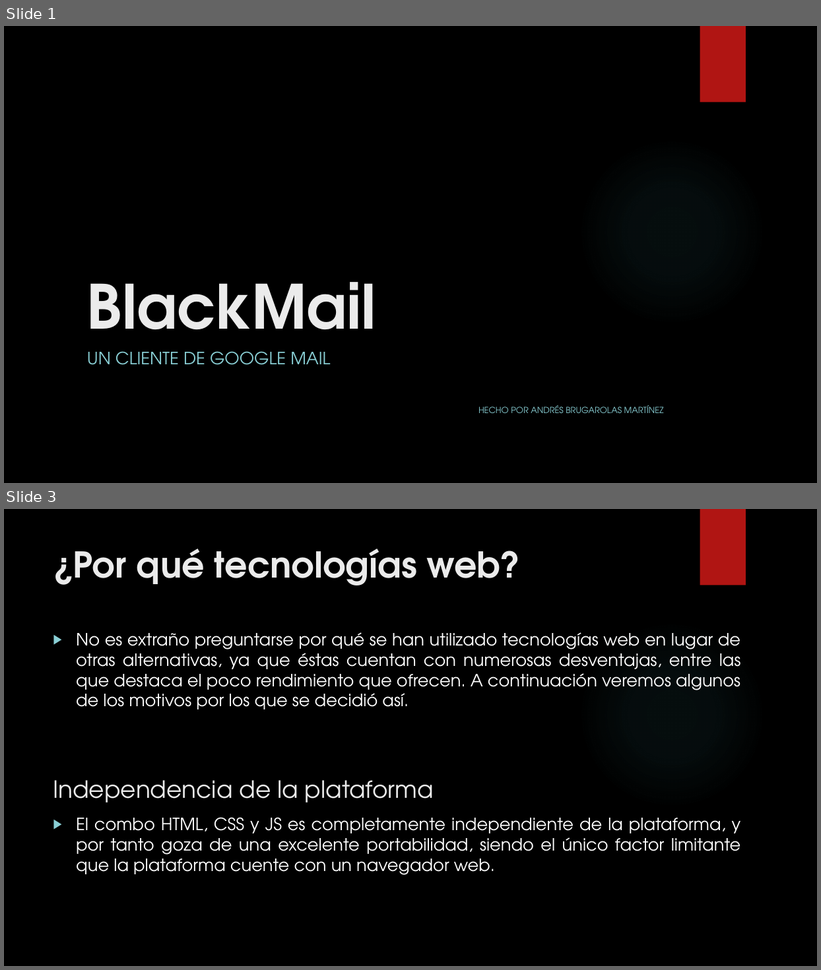
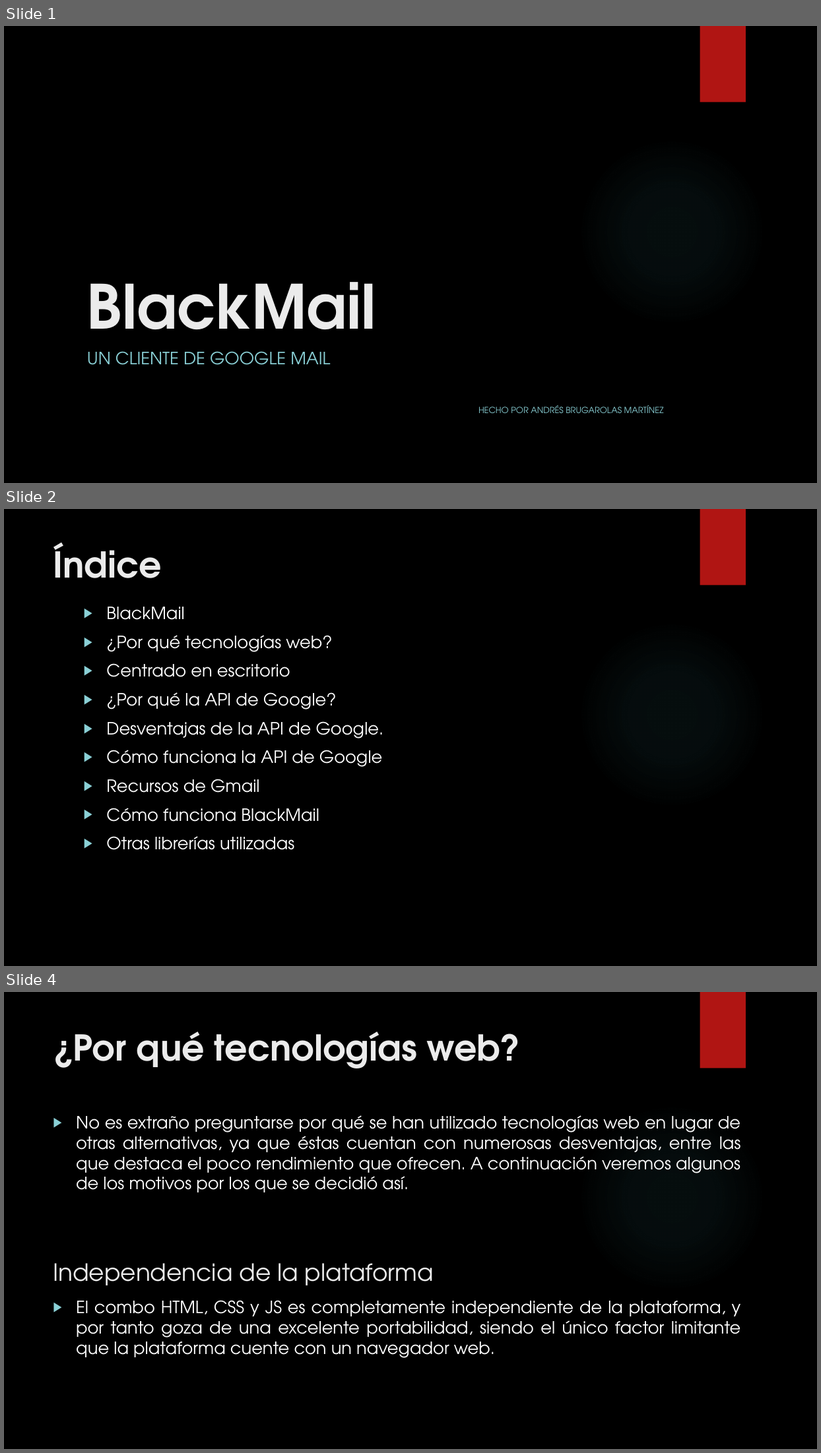
Before and after one commit to Brugarolas/BlackMail, a slide deck: BlackMail.pptx. Shown one above the other, each under a label of ours: slides 1 and 3 before the commit, slides 1, 2 and 4 after it; the slides between them are not shown. The pictures are 821x970 and 821x1453 pixels, drawn with LibreOffice and Linux fonts; fonts in the diff are those of the drawing; background and template pictures are left out. Boxes give left, top, right and bottom in pixels: in the first picture for what was removed or moved away, otherwise in the second. Text is boxed around its words. In the diff, an @@ line names an element or a change of style, - is before the commit and + after.

```diff
--- a/BlackMail.pptx
+++ b/BlackMail.pptx
@@ slide 2 added at box(4, 509, 817, 966), background picture (left out); not listed: 2 template elements that a slide beside it also shows @@
@@ title added at box(54, 543, 162, 578), 42 pt, text #EBEBEB, bold @@
+Índice
@@ text added at box(106, 607, 384, 850), 20 pt, text #FFFFFF @@
+▶ BlackMail
+▶ ¿Por qué tecnologías web?
+▶ Centrado en escritorio
+▶ ¿Por qué la API de Google?
+▶ Desventajas de la API de Google.
+▶ Cómo funciona la API de Google
+▶ Recursos de Gmail
+▶ Cómo funciona BlackMail
+▶ Otras librerías utilizadas
@@ what was slide 3 is now slide 4 @@
```
Also in this commit, not shown: 6 slides changed, 1 other file.
